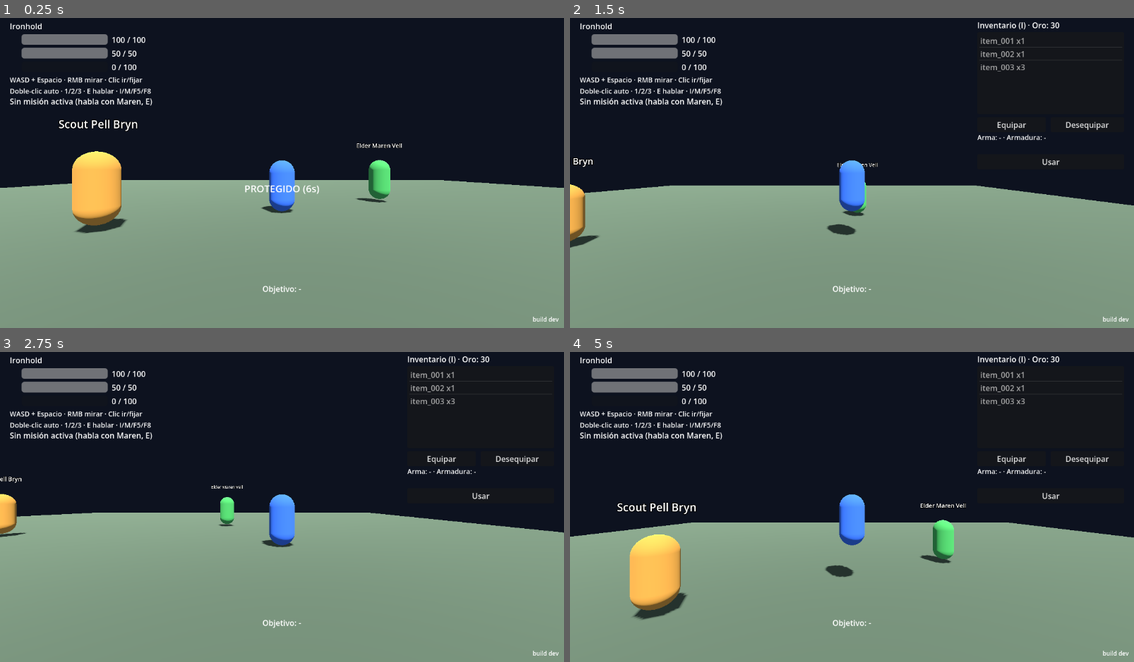
Above: before the commit, frames 1-4 (two rows, left to right).
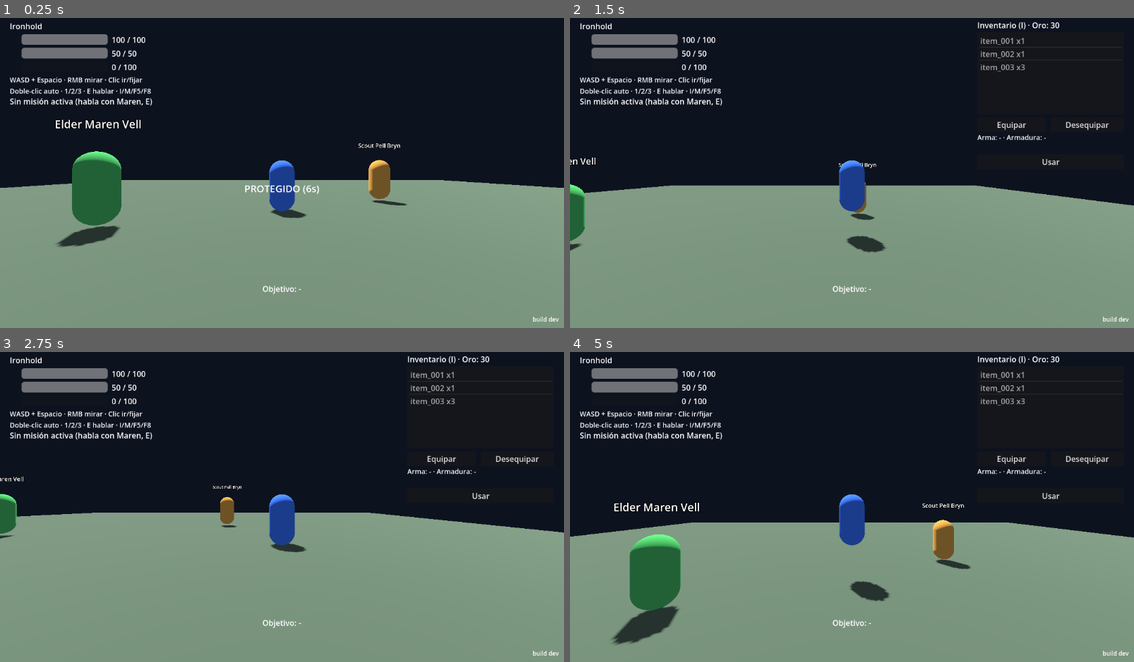
Above: after the commit, the same moments.

Repository: yojananyosef/flyff-reforged
Game: Godot game, scene res://scenes/main.tscn
Same seed, same stepped clock (60 frames per second), same inputs: the game is played once before the commit and once after it.
Inputs (mouse positions are in pixels of both pictures, inside the frame that each line leads up to):
- Up to frame 1 (0.25 s): no input
- Up to frame 2 (1.5 s): tap Enter at 0.5 s; move the mouse to (976, 154) at 0.52 s; hold D (move_right) 0.53-1.28 s; tap M at 0.6 s; click (976, 154) at 0.67 s; tap Space (jump) at 0.77 s; move the mouse to (739, 185) at 1.27 s; hold S (move_back) from 1.28 s (still down); tap I at 1.35 s
- Up to frame 3 (2.75 s): tap Space (jump) at 1.52 s; move the mouse to (338, 435) at 2.02 s; release S (move_back) at 2.03 s; hold D (move_right) from 2.03 s (still down); tap E at 2.1 s
- Up to frame 4 (5 s): move the mouse to (823, 565) at 2.77 s; release D (move_right) at 2.78 s; hold W (move_forward) 2.78-3.53 s; tap 1 at 2.85 s; click (823, 565) at 2.92 s; tap Space (jump) at 3.02, 3.77, 4.52 s; move the mouse to (1021, 550) at 3.52 s; hold A (move_left) from 3.53 s (still down); tap 2 at 3.6 s; move the mouse to (682, 457) at 4.27 s; tap 3 at 4.35 s

The runs differ from the first frame. In frame 1, 3.9% of the frame differs, in the area x 9-73%, y 32-74%; in frame 2, 1.8%; in frame 3, 1.4%; in frame 4, 4.7%, in the area x 7-72%, y 46-95%.

Commit message:
feat: terreno real aethermere-lnd (parser 900/900, malla+HeightMap, snap, repliegue)

Diff:
--- a/godot_project/scenes/main.tscn
+++ b/godot_project/scenes/main.tscn
@@ -86,6 +86,7 @@
 
 [node name="CamPivot" type="Node3D" parent="Player"]
 position = Vector3(0, 1.4, 0)
+rotation = Vector3(0, 3.14159265, 0)
 
 [node name="SpringArm3D" type="SpringArm3D" parent="Player/CamPivot"]
 spring_length = 6.5
--- a/godot_project/scripts/main.gd
+++ b/godot_project/scripts/main.gd
@@ -7,6 +7,7 @@
 const MonsterScript := preload("res://scripts/monster.gd")
 
 var _failures: Array[String] = []
+var _terrain = null  # {n, step, ox, oz, hs} o null (repliegue al plano)
 
 @onready var player = $Player
 @onready var dialogue = $DialogueLayer
@@ -21,6 +22,10 @@
 	print("[Main] arranque OK. Zona: %s (%s)" % [game_data.current_zone_id, game_data.get_zone_display_name()])
 	if game_data.current_zone_id != "ironhold":
 		push_warning("[Main] zona actual no es 'ironhold': " + str(game_data.current_zone_id))
+	_load_terrain()
+	var psy = ground_height(player.position.x, player.position.z)
+	if psy != null:
+		player.position.y = psy + 0.5
 	npc_setup()
 	_spawn_monsters(game_data)
 	var audio = get_node_or_null("/root/AudioManager")
@@ -60,6 +65,118 @@
 func npc_setup() -> void:
 	$NPC.set_meta("npc_id", "npc_001")
 	$NPC2.set_meta("npc_id", "npc_002")
+	for npc in [$NPC, $NPC2]:
+		var gy = ground_height(npc.position.x, npc.position.z)
+		if gy != null:
+			npc.position.y = gy
+
+
+func _load_terrain() -> void:
+	## Suelo real (visual .glb + HeightMap) si setup_terrain.py generó los
+	## archivos; si no, se conserva el plano de la escena (repliegue).
+	var jpath := "res://models/terrain_ironhold.json"
+	var gpath := "res://models/terrain_ironhold.glb"
+	if not FileAccess.file_exists(jpath):
+		print("[Terreno] sin rejilla generada: plano de repliegue")
+		return
+	var spec = JSON.parse_string(FileAccess.get_file_as_string(jpath))
+	if not (spec is Dictionary):
+		push_warning("[Terreno] JSON inválido, plano de repliegue")
+		return
+	var n := int(spec.get("n", 0))
+	var hs: Array = spec.get("heights", [])
+	if n < 2 or hs.size() != n * n:
+		push_warning("[Terreno] rejilla inválida, plano de repliegue")
+		return
+	var step: float = float(spec.get("tile_size", 128.0)) / 128.0
+	var ox: float = spec.get("origin", [0, 0])[0]
+	var oz: float = spec.get("origin", [0, 0])[1]
+	_terrain = {"n": n, "step": step, "ox": ox, "oz": oz, "hs": hs}
+	var packed = null
+	if ResourceLoader.exists(gpath):
+		packed = load(gpath)
+	if packed is PackedScene:
+		var inst = (packed as PackedScene).instantiate()
+		inst.name = "TerrainMesh"
+		add_child(inst)
+	else:
+		add_child(_build_terrain_mesh(n, step, ox, oz, hs))
+	var body := StaticBody3D.new()
+	body.name = "TerrainBody"
+	body.position = Vector3(ox + (n - 1) * step / 2.0, 0.0, oz + (n - 1) * step / 2.0)
+	var shape := HeightMapShape3D.new()
+	shape.map_width = n
+	shape.map_depth = n
+	shape.map_data = PackedFloat32Array(hs)
+	var col := CollisionShape3D.new()
+	col.shape = shape
+	body.add_child(col)
+	add_child(body)
+	$Ground.visible = false
+	$Ground.get_node("CollisionShape3D").set_deferred("disabled", true)
+	print("[Terreno] malla %dx%d + HeightMap (origen %.0f, %.0f)" % [n, n, ox, oz])
+
+
+func _build_terrain_mesh(n: int, step: float, ox: float, oz: float, hs: Array) -> MeshInstance3D:
+	## Visual de repliegue cuando el .glb no está importado (misma matemática
+	## que lnd_to_glb.py): la colisión y el snap salen del JSON igualmente.
+	var verts := PackedVector3Array()
+	var normals := PackedVector3Array()
+	var uvs := PackedVector2Array()
+	verts.resize(n * n)
+	normals.resize(n * n)
+	uvs.resize(n * n)
+
+	var h := func(ix: int, iz: int) -> float:
+		return float(hs[clampi(iz, 0, n - 1) * n + clampi(ix, 0, n - 1)])
+	for iz in range(n):
+		for ix in range(n):
+			var dx: float = (h.call(ix + 1, iz) - h.call(ix - 1, iz)) / (2.0 * step)
+			var dz: float = (h.call(ix, iz + 1) - h.call(ix, iz - 1)) / (2.0 * step)
+			var inv := 1.0 / sqrt(dx * dx + 1.0 + dz * dz)
+			verts[iz * n + ix] = Vector3(ox + ix * step, h.call(ix, iz), oz + iz * step)
+			normals[iz * n + ix] = Vector3(-dx * inv, inv, -dz * inv)
+			uvs[iz * n + ix] = Vector2(ix / float(n - 1), iz / float(n - 1))
+	var idx := PackedInt32Array()
+	for iz in range(n - 1):
+		for ix in range(n - 1):
+			var a := iz * n + ix
+			idx += PackedInt32Array([a, a + n, a + 1, a + 1, a + n, a + n + 1])
+	var arr := []
+	arr.resize(Mesh.ARRAY_MAX)
+	arr[Mesh.ARRAY_VERTEX] = verts
+	arr[Mesh.ARRAY_NORMAL] = normals
+	arr[Mesh.ARRAY_TEX_UV] = uvs
+	arr[Mesh.ARRAY_INDEX] = idx
+	var mesh := ArrayMesh.new()
+	mesh.add_surface_from_arrays(Mesh.PRIMITIVE_TRIANGLES, arr)
+	var mat := StandardMaterial3D.new()
+	mat.albedo_color = Color(0.32, 0.38, 0.3)
+	mat.roughness = 1.0
+	mesh.surface_set_material(0, mat)
+	var inst := MeshInstance3D.new()
+	inst.name = "TerrainMesh"
+	inst.mesh = mesh
+	return inst
+
+
+func ground_height(x: float, z: float):
+	## Altura bilineal o null sin terreno.
+	if _terrain == null:
+		return null
+	var n: int = _terrain["n"]
+	var fx: float = (x - _terrain["ox"]) / _terrain["step"]
+	var fz: float = (z - _terrain["oz"]) / _terrain["step"]
+	var x0 := clampi(int(floor(fx)), 0, n - 2)
+	var z0 := clampi(int(floor(fz)), 0, n - 2)
+	var tx: float = clampf(fx - x0, 0.0, 1.0)
+	var tz: float = clampf(fz - z0, 0.0, 1.0)
+	var hs: Array = _terrain["hs"]
+	var h00: float = hs[z0 * n + x0]
+	var h10: float = hs[z0 * n + x0 + 1]
+	var h01: float = hs[(z0 + 1) * n + x0]
+	var h11: float = hs[(z0 + 1) * n + x0 + 1]
+	return lerpf(lerpf(h00, h10, tx), lerpf(h01, h11, tx), tz)
 
 
 func nearest_npc():
@@ -101,6 +218,9 @@
 	var a := (float(idx) / 9.0) * TAU
 	var pos := center + Vector3(cos(a) * (5.0 + idx), 1.0, sin(a) * (5.0 + idx))
 	m.position = pos
+	var gy = ground_height(pos.x, pos.z)
+	if gy != null:
+		m.position.y = gy + 1.0
 	m.setup(def)
 
 	var shape := CollisionShape3D.new()
@@ -171,6 +291,25 @@
 			expected += 5 if str(mid) == "mon_001" else 1
 	_check(get_tree().get_nodes_in_group("monsters").size() == expected,
 		"monstruos generados = %d" % expected)
+
+	# --- terreno (aethermere-lnd; el jugador cae al arrancar) ---
+	_check(_terrain != null, "terreno cargado (malla + HeightMap)")
+	if _terrain != null:
+		for i in 60:
+			await get_tree().physics_frame
+		var gy0 = ground_height(player.global_position.x, player.global_position.z)
+		_check(gy0 != null and absf(player.global_position.y - (gy0 - 0.1)) < 0.8,
+			"jugador reposa en el suelo (y %.1f vs %.1f)" % [player.global_position.y, gy0])
+		# Ladera del macizo este: colisión y muestreo coinciden (anti-espejo).
+		var sgy = ground_height(100.0, -150.0)
+		if sgy != null:
+			player.global_position = Vector3(100.0, sgy + 5.0, -150.0)
+			player.velocity = Vector3.ZERO
+			for i in 60:
+				await get_tree().physics_frame
+			var sgy2 = ground_height(player.global_position.x, player.global_position.z)
+			_check(sgy2 != null and absf(player.global_position.y - (sgy2 - 0.1)) < 1.0,
+				"reposa en ladera (y %.1f vs %.1f)" % [player.global_position.y, sgy2])
 
 	# --- proteccion (aethermere-spawn-safe; gracia fresca de _ready) ---
 	player.hp = player.max_hp
@@ -313,7 +452,8 @@
 	_check(player.equip("item_001"), "reequipar espada para cazar")
 
 	# Pell: dialogo de mercader con boton Comerciar
-	player.global_position = Vector3(-4, 0.5, 2)
+	var pell_y = ground_height(-4, 2)
+	player.global_position = Vector3(-4, (pell_y if pell_y != null else 0.0) + 1.0, 2)
 	var near = nearest_npc()
 	_check(near != null and str(near.get_meta("npc_id")) == "npc_002",
 		"E junto a Pell lo elige")
@@ -449,7 +589,23 @@
 		brute.set("aggro_target", null)
 		player.hp = player.max_hp
 		player.protect_t = 0.0
-		player.global_position = brute.global_position + Vector3(5.0, 0.0, 0.0)
+		# Llano para cazar: el punto con menos pendiente en radio 30 m.
+		var flat := Vector3(0, 0.5, 0)
+		var best := 999.0
+		for gx in range(-30, 31, 5):
+			for gz in range(-30, 31, 5):
+				var h0 = ground_height(gx, gz)
+				var hx = ground_height(gx + 2, gz)
+				var hz = ground_height(gx, gz + 2)
+				if h0 == null or hx == null or hz == null:
+					continue
+				var sl = absf(hx - h0) / 2.0 + absf(hz - h0) / 2.0
+				if sl < best:
+					best = sl
+					flat = Vector3(gx, h0 + 0.5, gz)
+		brute.global_position = flat
+		brute.velocity = Vector3.ZERO
+		player.global_position = flat + Vector3(5.0, 0.5, 0.0)
 		for i in 60:
 			await get_tree().physics_frame
 		_check(brute.get("aggro_target") == player, "proximidad 5m fija agro")
--- a/godot_project/scripts/player.gd
+++ b/godot_project/scripts/player.gd
@@ -487,6 +487,11 @@
 	var game_data := get_node_or_null("/root/GameData")
 	if game_data != null:
 		global_position = game_data.get_zone_spawn()
+		var main = get_tree().current_scene
+		if main != null and main.has_method("ground_height"):
+			var gy = main.ground_height(global_position.x, global_position.z)
+			if gy != null:
+				global_position.y = gy + 0.5
 	hp = max_hp
 	mp = max_mp
 	velocity = Vector3.ZERO
Not shown, added: docs/lnd-research.md
Not shown, added: openspec/changes/aethermere-lnd/.openspec.yaml
Not shown, added: openspec/changes/aethermere-lnd/design.md
Not shown, added: openspec/changes/aethermere-lnd/proposal.md
Not shown, added: openspec/changes/aethermere-lnd/specs/terrain/spec.md
Not shown, added: openspec/changes/aethermere-lnd/tasks.md
Not shown, added: scripts/converters/lnd_to_glb.py
Not shown, added: scripts/converters/setup_terrain.py
Not shown, added: scripts/parsers/lnd_parser.py
